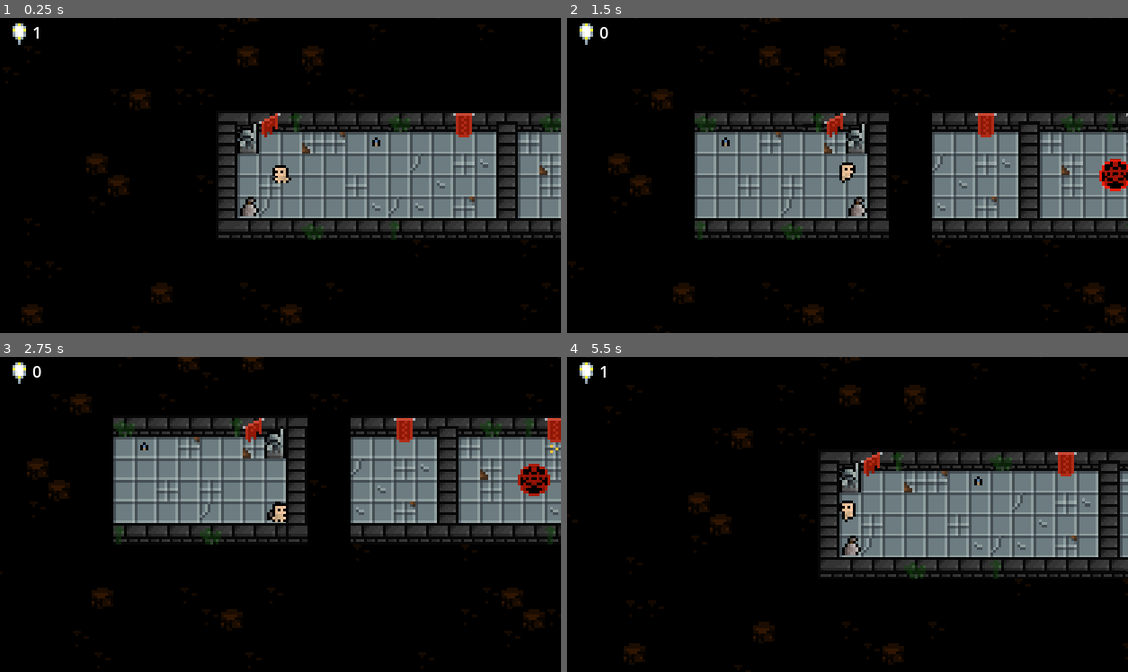
Above: before the commit, frames 1-4 (two rows, left to right).
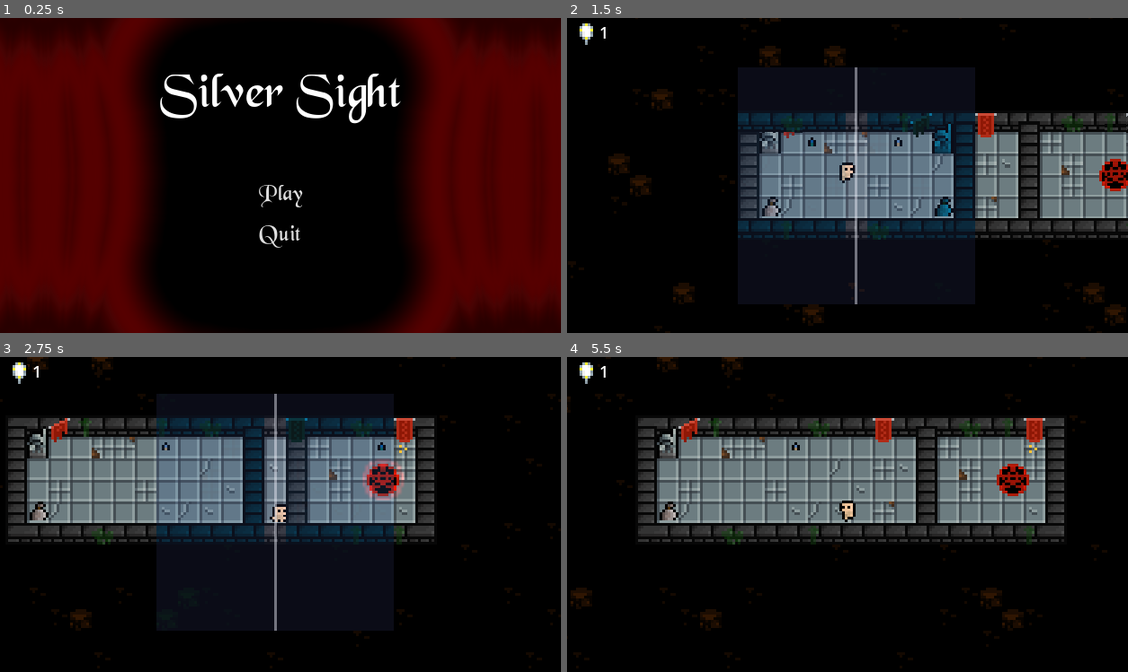
Above: after the commit, the same moments.

Repository: Medow3/Occulant
Game: Godot game, scene res://src/UI/main_menu/main_menu.tscn
Two runs of this game, one before a commit and one after it. Both use one fixed random seed, a clock stepped at 60 frames per second and the inputs below. Before the commit the project starts from res://src/puzzle/puzzles/puzzle1.tscn.
Inputs (mouse positions are in pixels of both pictures, inside the frame that each line leads up to):
- Up to frame 1 (0.25 s): no input
- Up to frame 2 (1.5 s): click (847, 197) at 0.5 s, where only the run after the commit has a clickable "Play"; move the mouse to (970, 159) at 1.27 s; hold D (Right) from 1.28 s (still down); click (970, 159) at 1.35 s
- Up to frame 3 (2.75 s): move the mouse to (168, 530) at 2.02 s; release D (Right) at 2.03 s; hold S (Down) from 2.03 s (still down); tap E (Redo) at 2.1 s
- Up to frame 4 (5.5 s): move the mouse to (903, 445) at 2.77 s; release S (Down) at 2.78 s; hold D (Right) 2.78-3.53 s; tap Space (Reflect) at 2.85 s; move the mouse to (819, 577) at 3.52 s; hold W (Up) 3.53-4.28 s; tap Q (Undo) at 3.6 s; tap Enter at 4.25 s; move the mouse to (1015, 561) at 4.27 s; hold A (Left) from 4.28 s (still down); click (1015, 561) at 4.35 s; right-click (1015, 561) at 4.9 s; move the mouse to (679, 467) at 5.02 s; tap E (Redo) at 5.1 s

The runs differ from the first frame. In frame 1, 68% of the frame differs, in the area x 0-100%, y 0-100%; in frame 2, 13%; in frame 3, 26%; in frame 4, 33%.

Commit message:
main menu and pause screen

Diff:
--- a/project.godot
+++ b/project.godot
@@ -11,7 +11,7 @@
 [application]
 
 config/name="UVGD-jam-mirror-game"
-run/main_scene="res://src/puzzle/puzzles/puzzle1.tscn"
+run/main_scene="res://src/UI/main_menu/main_menu.tscn"
 config/features=PackedStringArray("4.2", "Forward Plus")
 config/icon="res://assets/art/icon.png"
 
@@ -27,7 +27,7 @@
 
 window/size/viewport_width=208
 window/size/viewport_height=117
-window/size/mode=2
+window/size/mode=3
 window/stretch/mode="canvas_items"
 
 [input]
@@ -73,7 +73,7 @@
 "Cancel Reflect"={
 "deadzone": 0.5,
 "events": [Object(InputEventMouseButton,"resource_local_to_scene":false,"resource_name":"","device":-1,"window_id":0,"a …(256 unchanged characters)…
-, Object(InputEventKey,"resource_local_to_scene":false,"resource_name":"","device":-1,"window_id":0,"alt_pressed":false,"shift_pressed":false,"ctrl_pressed":false,"meta_pressed":false,"pressed":false,"keycode":0,"physical_keycode":4194305,"key_label":0,"unicode":0,"echo":false,"script":null)
+, Object(InputEventKey,"resource_local_to_scene":false,"resource_name":"","device":-1,"window_id":0,"alt_pressed":false,"shift_pressed":false,"ctrl_pressed":false,"meta_pressed":false,"pressed":false,"keycode":0,"physical_keycode":4194325,"key_label":0,"unicode":0,"echo":false,"script":null)
 , Object(InputEventJoypadButton,"resource_local_to_scene":false,"resource_name":"","device":-1,"button_index":1,"pressure":0.0,"pressed":true,"script":null)
 ]
 }
@@ -104,6 +104,12 @@
 "events": [Object(InputEventMouseButton,"resource_local_to_scene":false,"resource_name":"","device":-1,"window_id":0,"a …(255 unchanged characters)…
 ]
 }
+Pause={
+"deadzone": 0.5,
+"events": [Object(InputEventJoypadButton,"resource_local_to_scene":false,"resource_name":"","device":-1,"button_index":4,"pressure":0.0,"pressed":true,"script":null)
+, Object(InputEventKey,"resource_local_to_scene":false,"resource_name":"","device":-1,"window_id":0,"alt_pressed":false,"shift_pressed":false,"ctrl_pressed":false,"meta_pressed":false,"pressed":false,"keycode":0,"physical_keycode":4194305,"key_label":0,"unicode":0,"echo":false,"script":null)
+]
+}
 
 [rendering]
 
--- /dev/null
+++ b/src/UI/main_menu/main_menu.gd
@@ -0,0 +1,9 @@
+extends Node
+
+
+
+func _on_play_pressed():
+	Fade.fade_and_change_scene("res://src/puzzle/puzzles/puzzle1.tscn")
+
+func _on_quit_pressed():
+	get_tree().quit()
--- /dev/null
+++ b/src/UI/main_menu/main_menu.gdshader
@@ -0,0 +1,42 @@
+shader_type canvas_item;
+
+uniform vec3 color_a: source_color = vec3(0.5);
+uniform vec3 color_b: source_color = vec3(0.5);
+uniform vec3 color_c: source_color = vec3(1.0);
+uniform vec3 color_d: source_color = vec3(0.0, 0.33, 0.67);
+uniform int iterations: hint_range(1, 50, 1) = 10;
+uniform float speed: hint_range(0.1, 10.0) = 1.0;
+uniform float zoom: hint_range(0.1, 5.0) = 1.0;
+uniform float subtract: hint_range(0.1, 1.0) = 0.5;
+uniform float multiply: hint_range(1.0, 2.0) = 1.1;
+
+vec3 palette(float t, vec3 a, vec3 b, vec3 c, vec3 d) {
+	return a + b * cos(2.0 * PI * (c * t + d));
+}
+
+vec2 rotate(vec2 uv, float angle) {
+	return uv * mat2(
+			vec2(cos(angle), -sin(angle)),
+			vec2(sin(angle), cos(angle))
+		);
+}
+
+vec3 invert_color(vec3 color, float intensity) {
+	return mix(color.rgb, 1.0 - color.rgb, intensity);
+}
+
+void fragment() {
+	float time = TIME;
+	float angle = time * speed * 0.1;
+	vec2 uv = (SCREEN_UV - 0.5) / vec2(SCREEN_PIXEL_SIZE.x / SCREEN_PIXEL_SIZE.y, 1.0);
+	vec3 color = vec3(0.0);
+	uv /= zoom + sin(time * 0.1) * 0.5 + 0.5;
+	for (int i = 0; i < iterations; i++) {
+		uv = rotate((abs(uv) - subtract) * multiply, angle);
+	}
+	vec3 p = palette(length(uv) + dot(uv, uv), color_a, color_b, color_c, color_d);
+	color = clamp(vec3(length(uv) * p), vec3(0.0), vec3(1.0));
+	float intensity = sin(time) * 0.25 - 0.2;
+	color = invert_color(color, intensity);
+	COLOR = vec4(color, 1.0);
+}
--- /dev/null
+++ b/src/UI/main_menu/main_menu.tscn
@@ -0,0 +1,94 @@
+[gd_scene load_steps=8 format=3 uid="uid://chai1ar70unnw"]
+
+[ext_resource type="Script" path="res://src/UI/main_menu/main_menu.gd" id="1"]
+[ext_resource type="FontFile" uid="uid://mu7uis4wp445" path="res://assets/fonts/13487095304649/BLKCHCRY.TTF" id="2_lq8bi"]
+[ext_resource type="Shader" path="res://src/UI/main_menu/main_menu.gdshader" id="2_tmbq8"]
+[ext_resource type="StyleBox" uid="uid://crnai1k8oxxie" path="res://src/resources/button_normal_style_box_flat.tres" id="3_27mmb"]
+[ext_resource type="Texture2D" uid="uid://c6bhpoq7jmbfj" path="res://assets/art/white_square.png" id="4_mop1f"]
+[ext_resource type="StyleBox" uid="uid://41q55rsqq25l" path="res://src/resources/button_hover_style_box_flat.tres" id="6_yionx"]
+
+[sub_resource type="ShaderMaterial" id="ShaderMaterial_odbe4"]
+shader = ExtResource("2_tmbq8")
+shader_parameter/color_a = Color(0.501961, 0, 0, 1)
+shader_parameter/color_b = Color(0.188235, 0.188235, 0.188235, 1)
+shader_parameter/color_c = Color(1, 1, 1, 1)
+shader_parameter/color_d = Color(0.211765, 0, 0.00392157, 1)
+shader_parameter/iterations = 10
+shader_parameter/speed = 1.0
+shader_parameter/zoom = 1.0
+shader_parameter/subtract = 0.5
+shader_parameter/multiply = 1.1
+
+[node name="main" type="Control"]
+layout_mode = 3
+anchors_preset = 15
+anchor_right = 1.0
+anchor_bottom = 1.0
+grow_horizontal = 2
+grow_vertical = 2
+script = ExtResource("1")
+
+[node name="TextureRect" type="TextureRect" parent="."]
+material = SubResource("ShaderMaterial_odbe4")
+layout_mode = 1
+anchors_preset = 15
+anchor_right = 1.0
+anchor_bottom = 1.0
+grow_horizontal = 2
+grow_vertical = 2
+texture = ExtResource("4_mop1f")
+
+[node name="title" type="Label" parent="."]
+layout_mode = 1
+anchors_preset = 5
+anchor_left = 0.5
+anchor_right = 0.5
+offset_left = -45.0
+offset_top = 18.0
+offset_right = 45.0
+offset_bottom = 41.0
+grow_horizontal = 2
+theme_override_colors/font_outline_color = Color(0, 0, 0, 1)
+theme_override_constants/outline_size = 1
+theme_override_fonts/font = ExtResource("2_lq8bi")
+theme_override_font_sizes/font_size = 18
+text = "Silver Sight"
+horizontal_alignment = 1
+
+[node name="VBoxContainer" type="VBoxContainer" parent="."]
+layout_mode = 1
+anchors_preset = 8
+anchor_left = 0.5
+anchor_top = 0.5
+anchor_right = 0.5
+anchor_bottom = 0.5
+offset_left = -27.0
+offset_top = 2.5
+offset_right = 27.0
+offset_bottom = 46.5
+grow_horizontal = 2
+grow_vertical = 2
+
+[node name="play" type="Button" parent="VBoxContainer"]
+layout_mode = 2
+theme_override_fonts/font = ExtResource("2_lq8bi")
+theme_override_font_sizes/font_size = 8
+theme_override_styles/normal = ExtResource("3_27mmb")
+theme_override_styles/hover = ExtResource("6_yionx")
+theme_override_styles/pressed = ExtResource("3_27mmb")
+theme_override_styles/focus = ExtResource("3_27mmb")
+text = "Play"
+
+[node name="quit" type="Button" parent="VBoxContainer"]
+layout_mode = 2
+theme_override_fonts/font = ExtResource("2_lq8bi")
+theme_override_font_sizes/font_size = 8
+theme_override_styles/normal = ExtResource("3_27mmb")
+theme_override_styles/hover = ExtResource("6_yionx")
+theme_override_styles/pressed = ExtResource("3_27mmb")
+theme_override_styles/focus = ExtResource("3_27mmb")
+text = "Quit
+"
+
+[connection signal="pressed" from="VBoxContainer/play" to="." method="_on_play_pressed"]
+[connection signal="pressed" from="VBoxContainer/quit" to="." method="_on_quit_pressed"]
--- /dev/null
+++ b/src/UI/pause_screen/pause_screen.gd
@@ -0,0 +1,33 @@
+extends Control
+
+var is_active: bool = false
+
+
+func _ready() -> void:
+	set_active(false)
+
+
+func _unhandled_input(event: InputEvent) -> void:
+	if event.is_action_pressed("Pause"):
+		set_active(not is_active)
+
+
+func set_active(new_value: bool) -> void:
+	get_tree().paused = new_value
+	visible = new_value
+	is_active = new_value
+
+
+func _on_skip_pressed() -> void:
+	set_active(false)
+	var next_puzzle_path: String = get_tree().get_first_node_in_group("Puzzle End").next_puzzle_path
+	Fade.fade_and_change_scene(next_puzzle_path)
+
+
+func _on_main_menu_pressed() -> void:
+	set_active(false)
+	Fade.fade_and_change_scene("res://src/UI/main_menu/main_menu.tscn")
+
+
+func _on_contineu_pressed() -> void:
+	set_active(false)
--- /dev/null
+++ b/src/UI/pause_screen/pause_screen.tscn
@@ -0,0 +1,83 @@
+[gd_scene load_steps=5 format=3 uid="uid://ppwn5jrs1m3r"]
+
+[ext_resource type="Script" path="res://src/UI/pause_screen/pause_screen.gd" id="1_cc1gf"]
+[ext_resource type="FontFile" uid="uid://mu7uis4wp445" path="res://assets/fonts/13487095304649/BLKCHCRY.TTF" id="2_g8q23"]
+[ext_resource type="StyleBox" uid="uid://crnai1k8oxxie" path="res://src/resources/button_normal_style_box_flat.tres" id="3_gnpy6"]
+[ext_resource type="StyleBox" uid="uid://41q55rsqq25l" path="res://src/resources/button_hover_style_box_flat.tres" id="4_w5eho"]
+
+[node name="pause_screen" type="Control"]
+process_mode = 3
+layout_mode = 3
+anchors_preset = 15
+anchor_right = 1.0
+anchor_bottom = 1.0
+grow_horizontal = 2
+grow_vertical = 2
+mouse_filter = 2
+script = ExtResource("1_cc1gf")
+
+[node name="ColorRect" type="ColorRect" parent="."]
+layout_mode = 1
+anchors_preset = 15
+anchor_right = 1.0
+anchor_bottom = 1.0
+grow_horizontal = 2
+grow_vertical = 2
+mouse_filter = 2
+color = Color(0.0705882, 0, 0, 0.733333)
+
+[node name="VBoxContainer" type="VBoxContainer" parent="."]
+layout_mode = 1
+anchors_preset = 8
+anchor_left = 0.5
+anchor_top = 0.5
+anchor_right = 0.5
+anchor_bottom = 0.5
+offset_left = -30.0
+offset_top = -40.5
+offset_right = 30.0
+offset_bottom = 29.5
+grow_horizontal = 2
+grow_vertical = 2
+alignment = 1
+
+[node name="Label" type="Label" parent="VBoxContainer"]
+layout_mode = 2
+theme_override_fonts/font = ExtResource("2_g8q23")
+theme_override_font_sizes/font_size = 14
+text = "Paused"
+horizontal_alignment = 1
+
+[node name="skip" type="Button" parent="VBoxContainer"]
+layout_mode = 2
+theme_override_fonts/font = ExtResource("2_g8q23")
+theme_override_font_sizes/font_size = 6
+theme_override_styles/normal = ExtResource("3_gnpy6")
+theme_override_styles/hover = ExtResource("4_w5eho")
+theme_override_styles/pressed = ExtResource("3_gnpy6")
+theme_override_styles/focus = ExtResource("3_gnpy6")
+text = "Skip Level"
+
+[node name="main_menu" type="Button" parent="VBoxContainer"]
+layout_mode = 2
+theme_override_fonts/font = ExtResource("2_g8q23")
+theme_override_font_sizes/font_size = 6
+theme_override_styles/normal = ExtResource("3_gnpy6")
+theme_override_styles/hover = ExtResource("4_w5eho")
+theme_override_styles/pressed = ExtResource("3_gnpy6")
+theme_override_styles/focus = ExtResource("3_gnpy6")
+text = "Main Menu"
+
+[node name="contineu" type="Button" parent="VBoxContainer"]
+layout_mode = 2
+theme_override_fonts/font = ExtResource("2_g8q23")
+theme_override_font_sizes/font_size = 6
+theme_override_styles/normal = ExtResource("3_gnpy6")
+theme_override_styles/hover = ExtResource("4_w5eho")
+theme_override_styles/pressed = ExtResource("3_gnpy6")
+theme_override_styles/focus = ExtResource("3_gnpy6")
+text = "Continue"
+
+[connection signal="pressed" from="VBoxContainer/skip" to="." method="_on_skip_pressed"]
+[connection signal="pressed" from="VBoxContainer/main_menu" to="." method="_on_main_menu_pressed"]
+[connection signal="pressed" from="VBoxContainer/contineu" to="." method="_on_contineu_pressed"]
--- a/src/go_to_next_puzzle.tscn
+++ b/src/go_to_next_puzzle.tscn
@@ -7,7 +7,7 @@
 [sub_resource type="CircleShape2D" id="CircleShape2D_ylpq8"]
 radius = 4.0
 
-[node name="GoToNextPuzzle" type="Area2D"]
+[node name="GoToNextPuzzle" type="Area2D" groups=["Puzzle End"]]
 script = ExtResource("1_jaqb3")
 
 [node name="Sprite2D" type="Sprite2D" parent="."]
--- a/src/managers/music.gd
+++ b/src/managers/music.gd
@@ -1,7 +1,6 @@
 extends Node
 
 @onready var music_player = $music_player
-@onready var tween = $Tween
 
 const MUSIC_DIRECTORY_PATH = "res://assets/music/"
 const DEFAULT_MUSIC_VOLUME: float = -26.0
--- a/src/player/player.tscn
+++ b/src/player/player.tscn
@@ -20,6 +20,7 @@
 [ext_resource type="AudioStream" uid="uid://pp171rapy2ps" path="res://assets/sfx/footstep_test2.ogg" id="11_n8pwi"]
 [ext_resource type="AudioStream" uid="uid://ct7vkvaoo1d0n" path="res://assets/sfx/reflect_mechanic/mirror_view_loop.ogg" id="12_57xky"]
 [ext_resource type="AudioStream" uid="uid://drauu8wt33mem" path="res://assets/sfx/reflect_mechanic/mirror_view_start.ogg" id="13_e6x2h"]
+[ext_resource type="PackedScene" uid="uid://ppwn5jrs1m3r" path="res://src/UI/pause_screen/pause_screen.tscn" id="17_pr2fb"]
 [ext_resource type="TileSet" uid="uid://domg58cay67u3" path="res://src/resources/preview_tileset.tres" id="19_r0xtv"]
 [ext_resource type="Script" path="res://src/player/playerAnimationTree.gd" id="21_xa5p7"]
 
@@ -904,6 +905,8 @@
 
 [node name="Ui" parent="Camera2D/UICanvasLayer" instance=ExtResource("3_umkpr")]
 
+[node name="pause_screen" parent="Camera2D/UICanvasLayer" instance=ExtResource("17_pr2fb")]
+
 [node name="mirror_line" type="Line2D" parent="."]
 visible = false
 z_index = 3
--- /dev/null
+++ b/src/resources/button_hover_style_box_flat.tres
@@ -0,0 +1,11 @@
+[gd_resource type="StyleBoxFlat" format=3 uid="uid://41q55rsqq25l"]
+
+[resource]
+bg_color = Color(0, 0, 0, 1)
+skew = Vector2(0.05, 0.05)
+border_width_left = 1
+border_width_top = 1
+border_width_right = 1
+border_width_bottom = 1
+border_color = Color(0.501961, 0, 0, 1)
+anti_aliasing = false
--- /dev/null
+++ b/src/resources/button_normal_style_box_flat.tres
@@ -0,0 +1,5 @@
+[gd_resource type="StyleBoxFlat" format=3 uid="uid://crnai1k8oxxie"]
+
+[resource]
+bg_color = Color(0, 0, 0, 1)
+skew = Vector2(0.05, 0.05)
Not shown, added: assets/fonts/13487095304649/BLACKCHA.TXT
Binary file added: assets/fonts/13487095304649/BLKCHCRY.TTF
Not shown, added: assets/fonts/13487095304649/BLKCHCRY.TTF.import
Not shown: 1 places in src/player/player.tscn that only renumber resources
